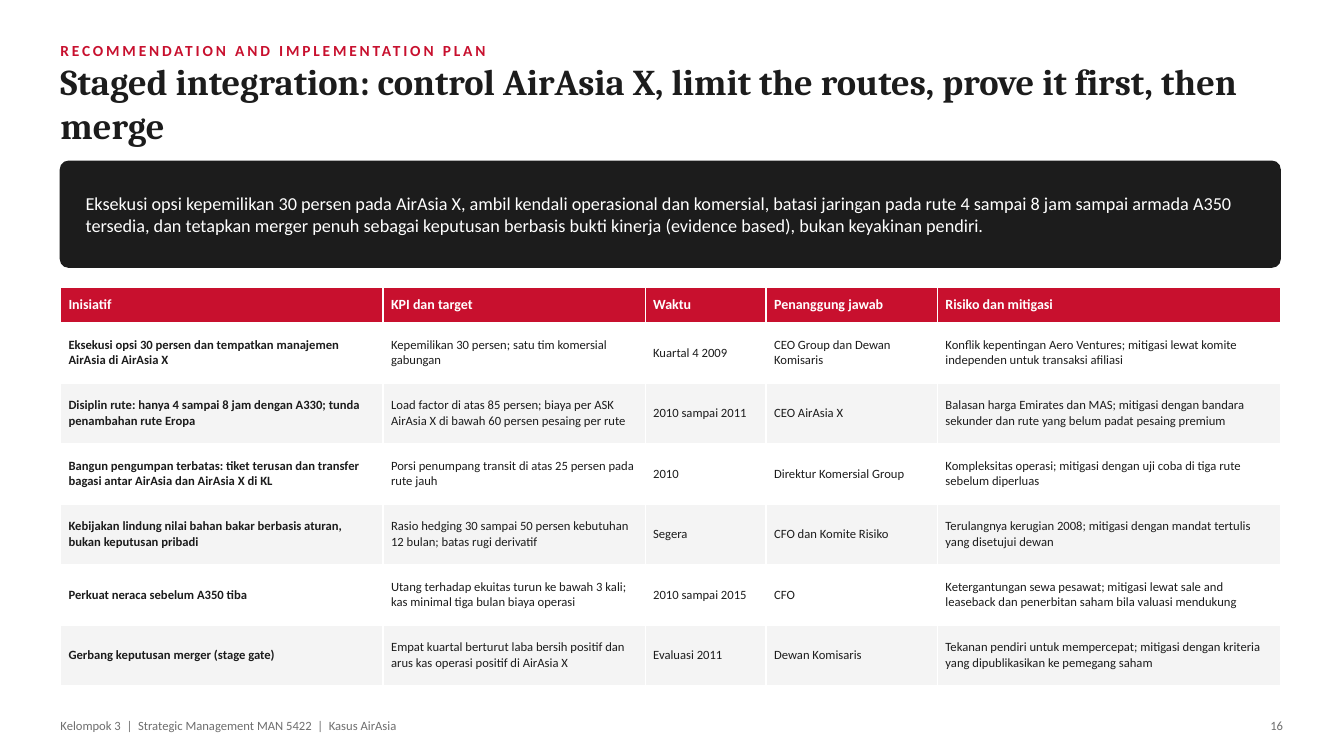
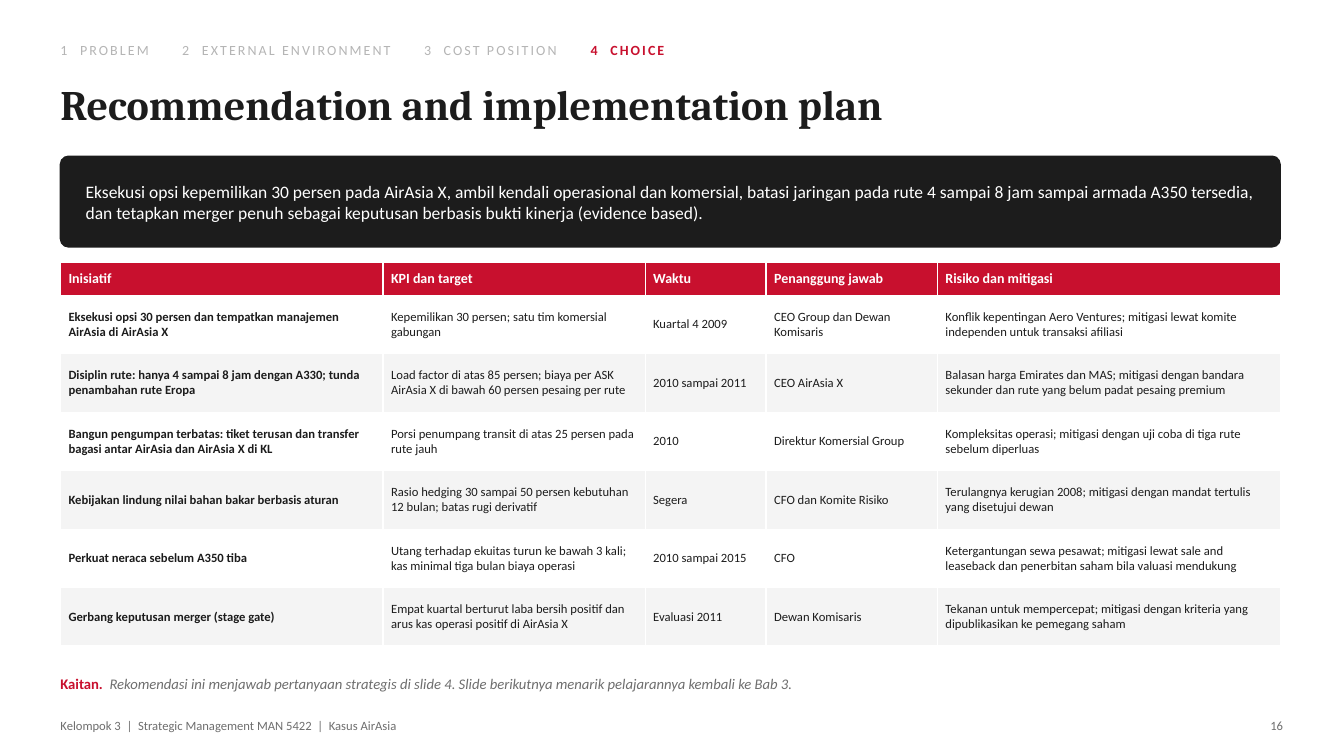
Before and after one commit to aslihabnuri/Dom-Manipulation, a slide deck: slide 16 of strategic-management/airasia-case/SMJKT_Group 3_Aslih_Case AirAsia.pptx. Drawn at 1344x756 pixels with LibreOffice and Linux fonts; fonts in the diff are those of the drawing. Boxes give left, top, right and bottom in pixels: in the first picture for what was removed or moved away, otherwise in the second. Text is boxed around its words. In the diff, an @@ line names an element or a change of style, - is before the commit and + after.

```diff
--- a/strategic-management/airasia-case/SMJKT_Group 3_Aslih_Case AirAsia.pptx
+++ b/strategic-management/airasia-case/SMJKT_Group 3_Aslih_Case AirAsia.pptx
@@ text added at (60,46,664,55), 10 pt, text #B5B5B5 @@
+1 PROBLEM 2 EXTERNAL ENVIRONMENT 3 COST POSITION 4 CHOICE
@@ text removed at (60,69,1237,147) @@
-Staged integration: control AirAsia X, limit the routes, prove it first, then merge
@@ text at (60,91,883,129): text changed; size 11 to 30 pt; font Calibri to Cambria; text colour #C8102E to #1C1C1C @@
-RECOMMENDATION AND IMPLEMENTATION PLAN
+Recommendation and implementation plan
@@ rounded rectangle: place and size @@
-rounded rectangle at (60,161,1280,267)
+rounded rectangle at (60,156,1280,247)
@@ rounded rectangle at (60,156,1280,247): proportions changed @@
@@ text at (86,186,1253,222): text changed; size 13 to 12.5 pt @@
-Eksekusi opsi kepemilikan 30 persen pada AirAsia X, ambil kendali operasional dan komersial, batasi jaringan pada rute 4 sampai 8 jam sampai armada A350 tersedia, dan tetapkan merger penuh sebagai keputusan berbasis bukti kinerja (evidence based), bukan keyakinan pendiri.
+Eksekusi opsi kepemilikan 30 persen pada AirAsia X, ambil kendali operasional dan komersial, batasi jaringan pada rute 4 sampai 8 jam sampai armada A350 tersedia, dan tetapkan merger penuh sebagai keputusan berbasis bukti kinerja (evidence based).
@@ table at (60,262,1280,634) @@
-row 5, column 1: Kebijakan lindung nilai bahan bakar berbasis aturan, bukan keputusan pribadi
+row 5, column 1: Kebijakan lindung nilai bahan bakar berbasis aturan
-row 7, column 5: Tekanan pendiri untuk mempercepat; mitigasi dengan kriteria yang dipublikasikan ke pemegang saham
+row 7, column 5: Tekanan untuk mempercepat; mitigasi dengan kriteria yang dipublikasikan ke pemegang saham
@@ table: place and size @@
-table at (60,287,1280,673)
+table at (60,262,1280,634)
@@ text added at (60,679,792,692), 10.5 pt, text #6E6E6E, italic @@
+Kaitan. Rekomendasi ini menjawab pertanyaan strategis di slide 4. Slide berikutnya menarik pelajarannya kembali ke Bab 3.
```
Also in this commit, not shown: 15 other slides changed, 1 slide added, 1 slide removed, 2 other files.
